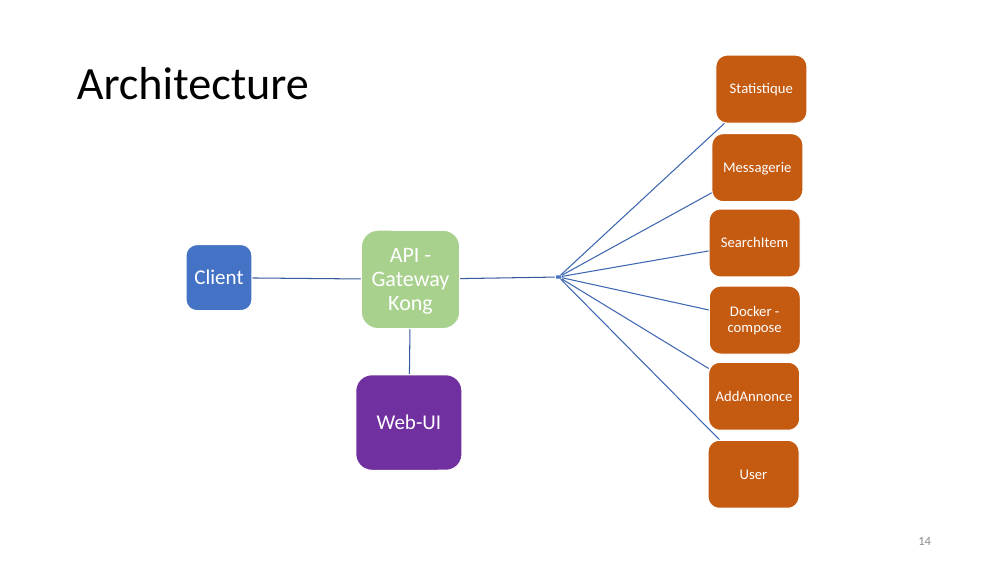
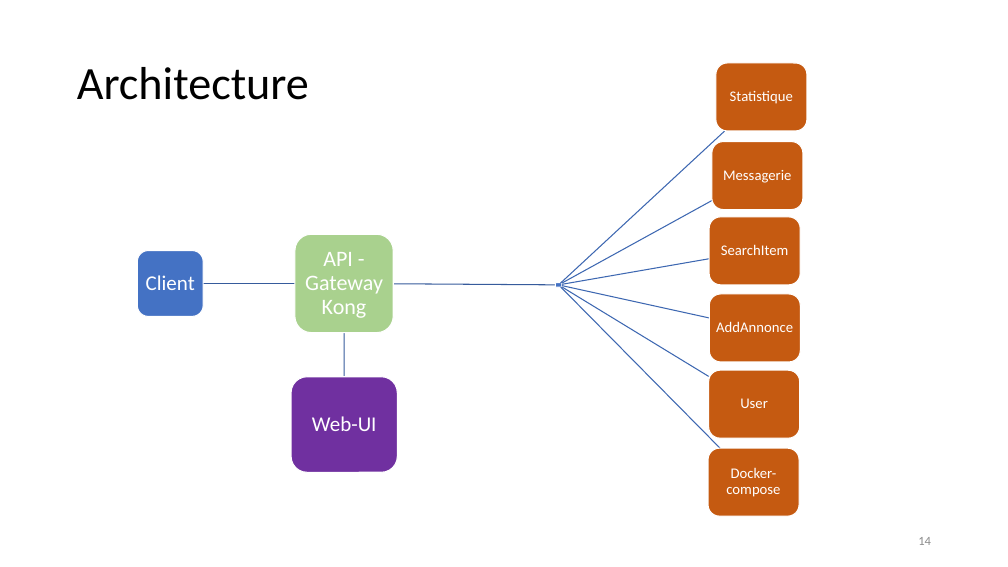
Before and after one commit to unige-pinfo-2019/PInfo1, a slide deck: slide 14 of Docs/UNIbay_DeskPitch.pptx. Drawn at 1008x567 pixels with LibreOffice and Linux fonts; fonts in the diff are those of the drawing. Boxes give left, top, right and bottom in pixels: in the first picture for what was removed or moved away, otherwise in the second. Text is boxed around its words. In the diff, an @@ line names an element or a change of style, - is before the commit and + after.

```diff
--- a/Docs/UNIbay_DeskPitch.pptx
+++ b/Docs/UNIbay_DeskPitch.pptx
@@ rounded rectangle: place and size @@
-rounded rectangle at [712,134,803,202]
+rounded rectangle at [712,141,803,209]
@@ rounded rectangle: place and size @@
-rounded rectangle at [186,245,252,311]
+rounded rectangle at [138,250,203,316]
@@ text "Client": place and size @@
-text "Client" at [194,269,243,284]
+text "Client" at [146,275,195,290]
@@ freeform shape: place and size @@
-freeform shape at [252,278,361,279]
+freeform shape at [203,284,295,284]
@@ freeform shape at [393,284,556,285]: rotation 359 to 0 degrees; outline redrawn @@
@@ freeform shape: place and size @@
-freeform shape at [562,278,710,310]
+freeform shape at [562,285,710,318]
@@ 6 rounded rectangles, 4 freeform shapes, 3 texts, 1 half frame: place and size @@
-6 rounded rectangles, 4 freeform shapes, 3 texts, 1 half frame at [556,55,807,508]
+6 rounded rectangles, 4 freeform shapes, 3 texts, 1 half frame at [556,63,807,516]
@@ text "AddAnnonce": place and size @@
-text "AddAnnonce" at [716,390,793,401]
+text "AddAnnonce" at [716,321,793,332]
@@ 1 text, 1 rounded rectangle, 1 freeform shape: place and size @@
-1 text, 1 rounded rectangle, 1 freeform shape at [361,231,460,375]
+1 text, 1 rounded rectangle, 1 freeform shape at [295,234,393,377]
@@ rounded rectangle: place and size @@
-rounded rectangle at [356,375,463,470]
+rounded rectangle at [291,377,398,472]
@@ text "Web-UI": place and size @@
-text "Web-UI" at [377,414,442,429]
+text "Web-UI" at [312,416,377,431]
@@ text "User": place and size @@
-text "User" at [740,469,768,479]
+text "User" at [740,398,768,408]
@@ text at [726,468,780,497]: spaces changed @@
-Docker - compose
+Docker-compose
```
Also in this commit, not shown: 5 other slides changed, 2 slides added, 2 slides removed.
